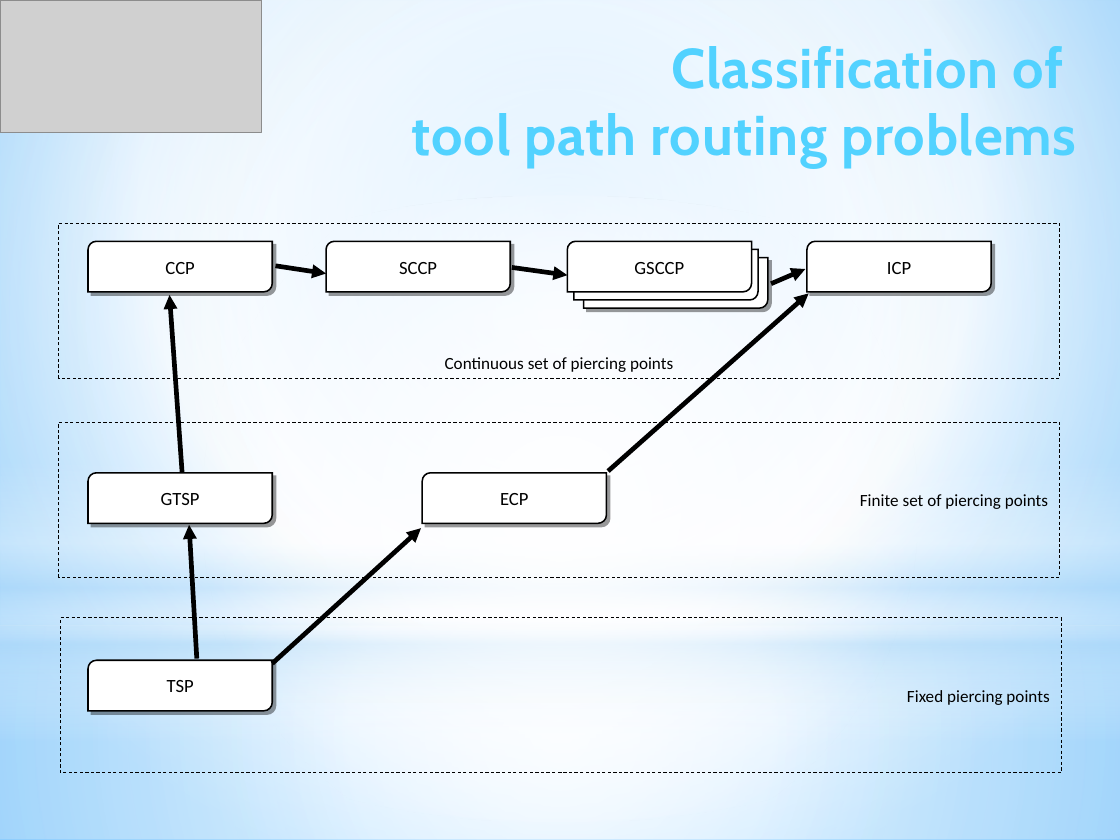
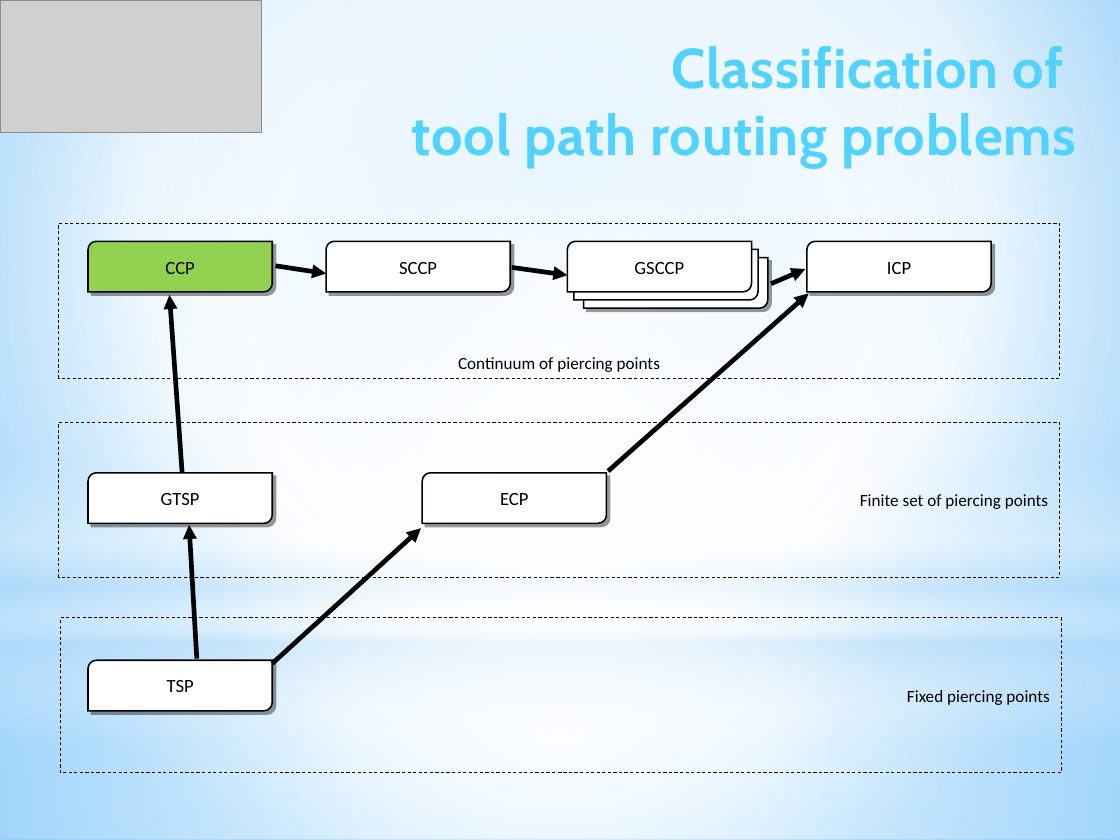
Before and after one commit to ukoloff/LaTeX, a slide deck: slide 4 of motor2019/pptx/Report.pptx. Drawn at 1120x840 pixels with LibreOffice and Linux fonts; fonts in the diff are those of the drawing; grey boxes stand for pictures. Boxes give left, top, right and bottom in pixels: in the first picture for what was removed or moved away, otherwise in the second. Text is boxed around its words. In the diff, an @@ line names an element or a change of style, - is before the commit and + after.

```diff
--- a/motor2019/pptx/Report.pptx
+++ b/motor2019/pptx/Report.pptx
@@ freeform shape "CCP" at <box>88,241,272,291</box>: fill #FFFFFF to #92D050 @@
@@ text in rectangle at <box>458,357,660,372</box>: text changed @@
-Continuous set of piercing points
+Continuum of piercing points
```
Also in this commit, not shown: 3 other slides changed, 10 slides added, 2 slides removed.
